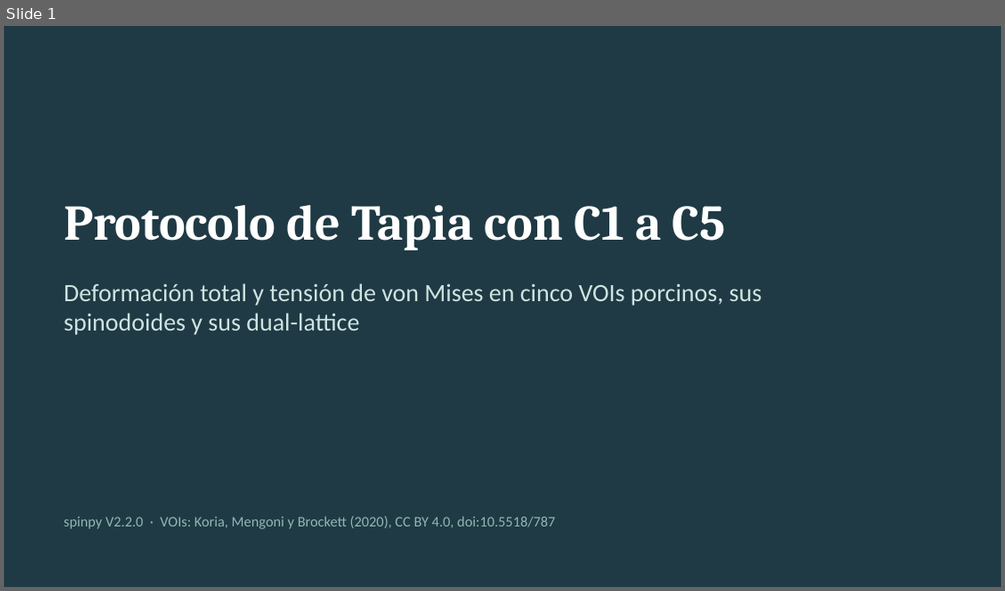
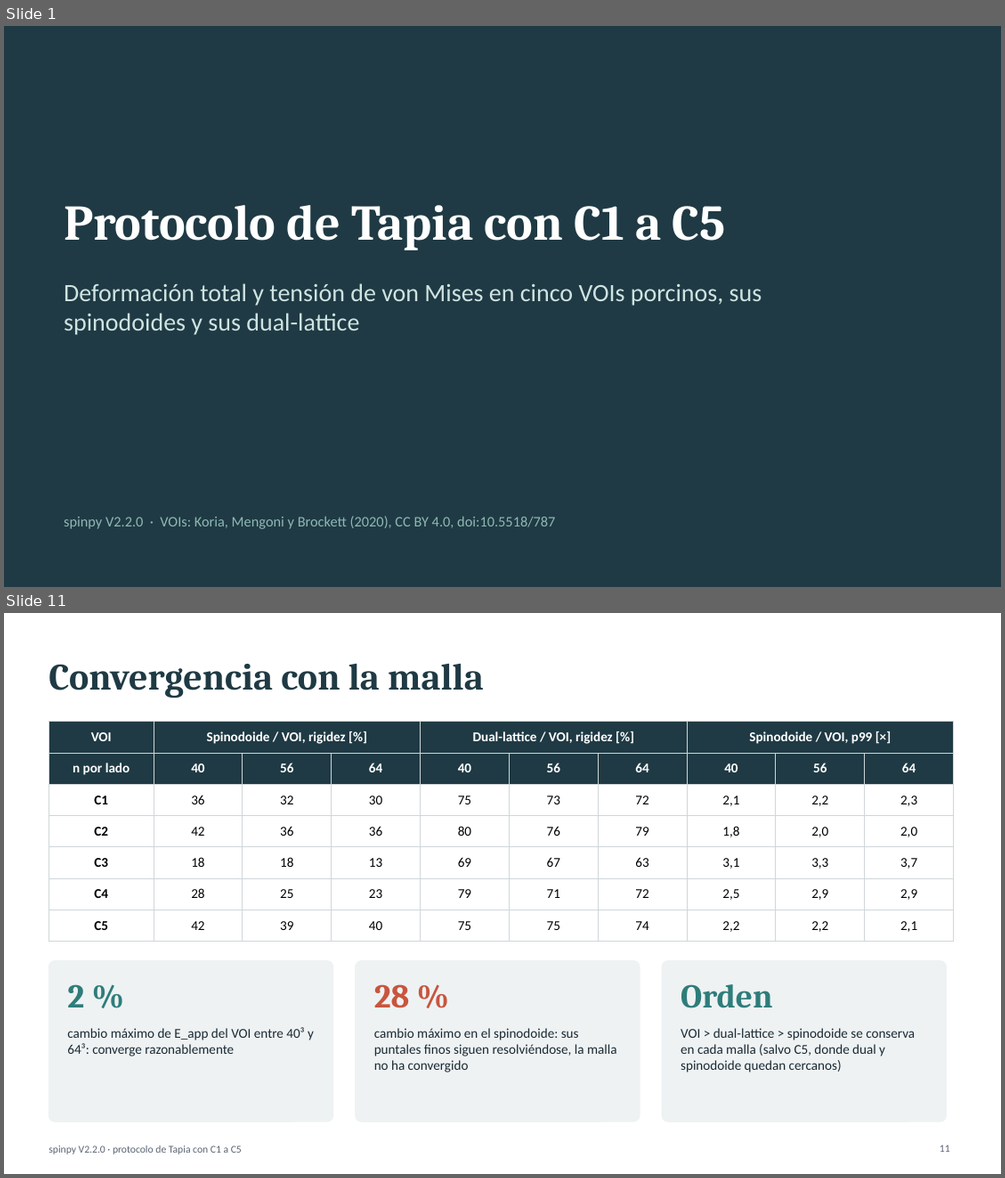
Before and after one commit to cgt1989/spinpy, a slide deck: comparativa_motores/tapia_c1_c5/Tapia_C1_C5.pptx. Shown one above the other, each under a label of ours: slide 1 before the commit, slides 1 and 11 after it; the slides between them are not shown. The pictures are 1005x591 and 1005x1178 pixels, drawn with LibreOffice and Linux fonts; fonts in the diff are those of the drawing. Boxes give left, top, right and bottom in pixels: in the first picture for what was removed or moved away, otherwise in the second. Text is boxed around its words. In the diff, an @@ line names an element or a change of style, - is before the commit and + after.

```diff
--- a/comparativa_motores/tapia_c1_c5/Tapia_C1_C5.pptx
+++ b/comparativa_motores/tapia_c1_c5/Tapia_C1_C5.pptx
@@ slide 11 added at <box>4,613,1001,1174</box>, background #FFFFFF @@
@@ title added at <box>48,663,484,698</box>, 36 pt, text #1F3A44, bold @@
+Convergencia con la malla
@@ table added at <box>48,722,955,935</box>, 7 rows, 10 columns @@
+VOI | Spinodoide / VOI, rigidez [%] |  |  | Dual-lattice / VOI, rigidez [%] |  |  | Spinodoide / VOI, p99 [×] |  | 
+n por lado | 40 | 56 | 64 | 40 | 56 | 64 | 40 | 56 | 64
+C1 | 36 | 32 | 30 | 75 | 73 | 72 | 2,1 | 2,2 | 2,3
+C2 | 42 | 36 | 36 | 80 | 76 | 79 | 1,8 | 2,0 | 2,0
+C3 | 18 | 18 | 13 | 69 | 67 | 63 | 3,1 | 3,3 | 3,7
+C4 | 28 | 25 | 23 | 79 | 71 | 72 | 2,5 | 2,9 | 2,9
+C5 | 42 | 39 | 40 | 75 | 75 | 74 | 2,2 | 2,2 | 2,1
@@ rounded rectangle added at <box>48,961,333,1121</box>, fill #EEF2F3, outline #EEF2F3 1 pt @@
@@ text added at <box>67,984,84,1007</box>, 32 pt, text #2E7D7A, bold @@
+2 %
@@ rounded rectangle added at <box>356,961,639,1121</box>, fill #EEF2F3, outline #EEF2F3 1 pt @@
@@ text added at <box>374,984,410,1008</box>, 32 pt, text #C8553D, bold @@
+28 %
@@ rounded rectangle added at <box>662,961,947,1121</box>, fill #EEF2F3, outline #EEF2F3 1 pt @@
@@ text added at <box>680,984,773,1008</box>, 32 pt, text #2E7D7A, bold @@
+Orden
@@ text added at <box>67,1027,314,1056</box>, 13 pt, text #1B2A33 @@
+cambio máximo de E_app del VOI entre 40³ y 64³: converge razonablemente
@@ text added at <box>374,1028,617,1072</box>, 13 pt, text #1B2A33 @@
+cambio máximo en el spinodoide: sus puntales finos siguen resolviéndose, la malla no ha convergido
@@ text added at <box>680,1028,914,1072</box>, 13 pt, text #1B2A33 @@
+VOI > dual-lattice > spinodoide se conserva en cada malla (salvo C5, donde dual y spinodoide quedan cercanos)
@@ text added at <box>48,1145,242,1154</box>, 10 pt, text #5B6573 @@
+spinpy V2.2.0 · protocolo de Tapia con C1 a C5
@@ page number added at <box>939,1144,950,1151</box>, 10 pt, text #5B6573 @@
+11
```
Also in this commit, not shown: 12 slides changed, 1 other slide added, 7 other files.
